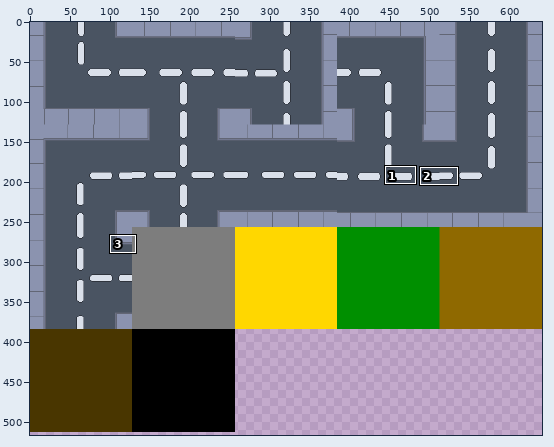
Pixel-art file, stored at Assets/block.aseprite. Above: a wide view before the commit, with the close-up outlined.
Close-up. Old version:
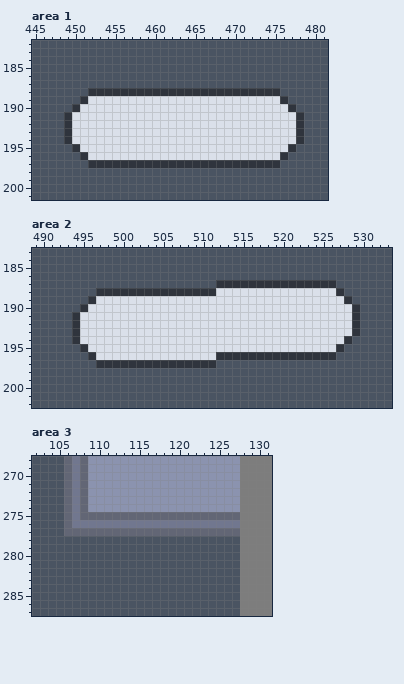
640x640 pixels, 1 frame. Shown: area 1: x 445..481, y 182..201; area 2: x 489..533, y 183..202; area 3: x 102..131, y 268..287. The wide view leaves out empty margins. The commit also changed other parts of the picture, which this record leaves out.
Now the later version:
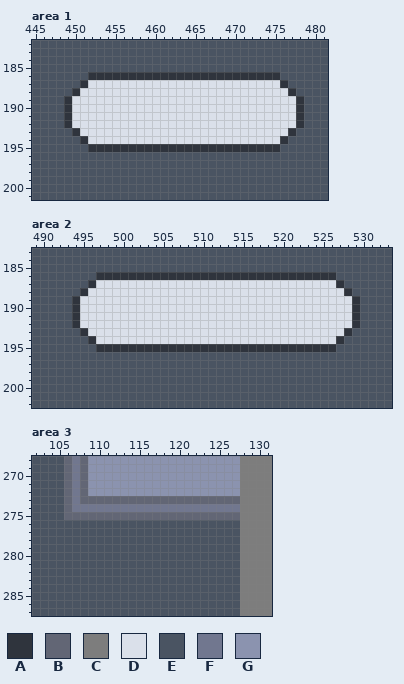
Palette (. is transparent): A #2f343d  B #626675  C #7d7d7d  D #dae0ea  E #4a5462  F #71778f  G #8b93af
Changes in this commit:
--- area 1
@@ x 445..481 @@
 185 EEEEEEEEEEEEEEEEEEEEEEEEEEEEEEEEEEEEE
-186 EEEEEEEEEEEEEEEEEEEEEEEEEEEEEEEEEEEEE
-187 EEEEEEEEEEEEEEEEEEEEEEEEEEEEEEEEEEEEE
-188 EEEEEEEAAAAAAAAAAAAAAAAAAAAAAAAEEEEEE
-189 EEEEEEADDDDDDDDDDDDDDDDDDDDDDDDAEEEEE
-190 EEEEEADDDDDDDDDDDDDDDDDDDDDDDDDDAEEEE
+186 EEEEEEEAAAAAAAAAAAAAAAAAAAAAAAAEEEEEE
+187 EEEEEEADDDDDDDDDDDDDDDDDDDDDDDDAEEEEE
+188 EEEEEADDDDDDDDDDDDDDDDDDDDDDDDDDAEEEE
+189 EEEEADDDDDDDDDDDDDDDDDDDDDDDDDDDDAEEE
+190 EEEEADDDDDDDDDDDDDDDDDDDDDDDDDDDDAEEE
 191 EEEEADDDDDDDDDDDDDDDDDDDDDDDDDDDDAEEE
 192 EEEEADDDDDDDDDDDDDDDDDDDDDDDDDDDDAEEE
-193 EEEEADDDDDDDDDDDDDDDDDDDDDDDDDDDDAEEE
-194 EEEEADDDDDDDDDDDDDDDDDDDDDDDDDDDDAEEE
-195 EEEEEADDDDDDDDDDDDDDDDDDDDDDDDDDAEEEE
-196 EEEEEEADDDDDDDDDDDDDDDDDDDDDDDDAEEEEE
-197 EEEEEEEAAAAAAAAAAAAAAAAAAAAAAAAEEEEEE
+193 EEEEEADDDDDDDDDDDDDDDDDDDDDDDDDDAEEEE
+194 EEEEEEADDDDDDDDDDDDDDDDDDDDDDDDAEEEEE
+195 EEEEEEEAAAAAAAAAAAAAAAAAAAAAAAAEEEEEE
+196 EEEEEEEEEEEEEEEEEEEEEEEEEEEEEEEEEEEEE
+197 EEEEEEEEEEEEEEEEEEEEEEEEEEEEEEEEEEEEE
 198 EEEEEEEEEEEEEEEEEEEEEEEEEEEEEEEEEEEEE
--- area 2
@@ x 489..533 @@
 185 EEEEEEEEEEEEEEEEEEEEEEEEEEEEEEEEEEEEEEEEEEEEE
-186 EEEEEEEEEEEEEEEEEEEEEEEEEEEEEEEEEEEEEEEEEEEEE
-187 EEEEEEEEEEEEEEEEEEEEEEEAAAAAAAAAAAAAAAEEEEEEE
-188 EEEEEEEEAAAAAAAAAAAAAAADDDDDDDDDDDDDDDAEEEEEE
-189 EEEEEEEADDDDDDDDDDDDDDDDDDDDDDDDDDDDDDDAEEEEE
-190 EEEEEEADDDDDDDDDDDDDDDDDDDDDDDDDDDDDDDDDAEEEE
+186 EEEEEEEEAAAAAAAAAAAAAAAAAAAAAAAAAAAAAAEEEEEEE
+187 EEEEEEEADDDDDDDDDDDDDDDDDDDDDDDDDDDDDDAEEEEEE
+188 EEEEEEADDDDDDDDDDDDDDDDDDDDDDDDDDDDDDDDAEEEEE
+189 EEEEEADDDDDDDDDDDDDDDDDDDDDDDDDDDDDDDDDDAEEEE
+190 EEEEEADDDDDDDDDDDDDDDDDDDDDDDDDDDDDDDDDDAEEEE
 191 EEEEEADDDDDDDDDDDDDDDDDDDDDDDDDDDDDDDDDDAEEEE
 192 EEEEEADDDDDDDDDDDDDDDDDDDDDDDDDDDDDDDDDDAEEEE
-193 EEEEEADDDDDDDDDDDDDDDDDDDDDDDDDDDDDDDDDDAEEEE
-194 EEEEEADDDDDDDDDDDDDDDDDDDDDDDDDDDDDDDDDAEEEEE
-195 EEEEEEADDDDDDDDDDDDDDDDDDDDDDDDDDDDDDDAEEEEEE
-196 EEEEEEEADDDDDDDDDDDDDDDAAAAAAAAAAAAAAAEEEEEEE
-197 EEEEEEEEAAAAAAAAAAAAAAAEEEEEEEEEEEEEEEEEEEEEE
+193 EEEEEEADDDDDDDDDDDDDDDDDDDDDDDDDDDDDDDDAEEEEE
+194 EEEEEEEADDDDDDDDDDDDDDDDDDDDDDDDDDDDDDAEEEEEE
+195 EEEEEEEEAAAAAAAAAAAAAAAAAAAAAAAAAAAAAAEEEEEEE
+196 EEEEEEEEEEEEEEEEEEEEEEEEEEEEEEEEEEEEEEEEEEEEE
+197 EEEEEEEEEEEEEEEEEEEEEEEEEEEEEEEEEEEEEEEEEEEEE
 198 EEEEEEEEEEEEEEEEEEEEEEEEEEEEEEEEEEEEEEEEEEEEE
--- area 3
@@ x 102..131 @@
 272 EEEEBFBGGGGGGGGGGGGGGGGGGGCCCC
-273 EEEEBFBGGGGGGGGGGGGGGGGGGGCCCC
-274 EEEEBFBGGGGGGGGGGGGGGGGGGGCCCC
-275 EEEEBFBBBBBBBBBBBBBBBBBBBBCCCC
-276 EEEEBFFFFFFFFFFFFFFFFFFFFFCCCC
-277 EEEEBBBBBBBBBBBBBBBBBBBBBBCCCC
+273 EEEEBFBBBBBBBBBBBBBBBBBBBBCCCC
+274 EEEEBFFFFFFFFFFFFFFFFFFFFFCCCC
+275 EEEEBBBBBBBBBBBBBBBBBBBBBBCCCC
+276 EEEEEEEEEEEEEEEEEEEEEEEEEECCCC
+277 EEEEEEEEEEEEEEEEEEEEEEEEEECCCC
 278 EEEEEEEEEEEEEEEEEEEEEEEEEECCCC
Where, in picture pixels (left, top, right, bottom), the same in both close-ups:
changed: (64, 72, 304, 168)
changed: (72, 272, 360, 368)
changed: (64, 496, 240, 536)
